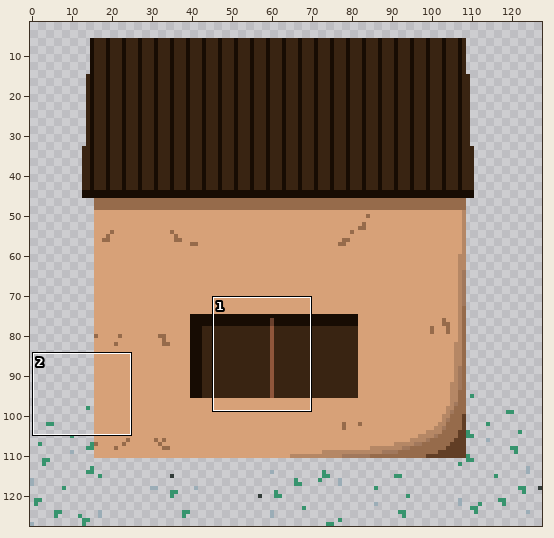
Pixel-art file: Arts/Arquivos/Others/CasaL.aseprite. The picture above shows the old version from afar; the outline marks the close-up.
Close-up. Before:
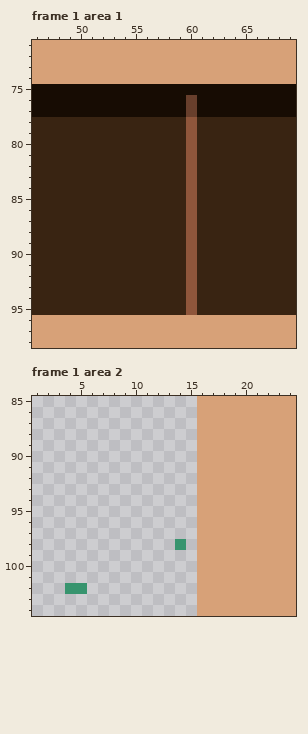
128x128 pixels, 1 frame. Shown: frame 1 area 1: x 46..69, y 71..98; frame 1 area 2: x 1..24, y 85..104. The wide view leaves out empty margins. The commit also changed other frames or places, which this record leaves out.
And afterwards:
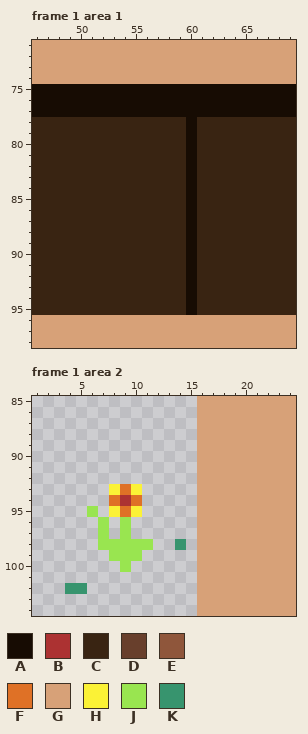
Palette (. is transparent): A #170c03  B #ac3232  C #392412  D #683f2c  E #8f563b  F #df7126  G #d7a178  H #fbf236  J #99e550  K #37946e
Changes in this commit:
Changed rows in their new state; - is an unchanged pixel.
Frame 1 area 1, layer "Janela":
first column x 60:
76 A
77 A
78 A
79 A
80 A
81 A
82 A
83 A
84 A
85 A
86 A
87 A
88 A
89 A
90 A
91 A
92 A
93 A
94 A
95 A
Frame 1 area 2, layer "Casa":
first column x 6:
 93 --HFH-
 94 --FBF-
 95 J-HFH-
 96 -J-J--
 97 -J-J--
 98 -JJJJJ
 99 --JJJ-
100 ---J--
Where, in picture pixels (left, top, right, bottom), the same in both close-ups:
changed: (186, 95, 197, 315)
added: (87, 484, 153, 572)
